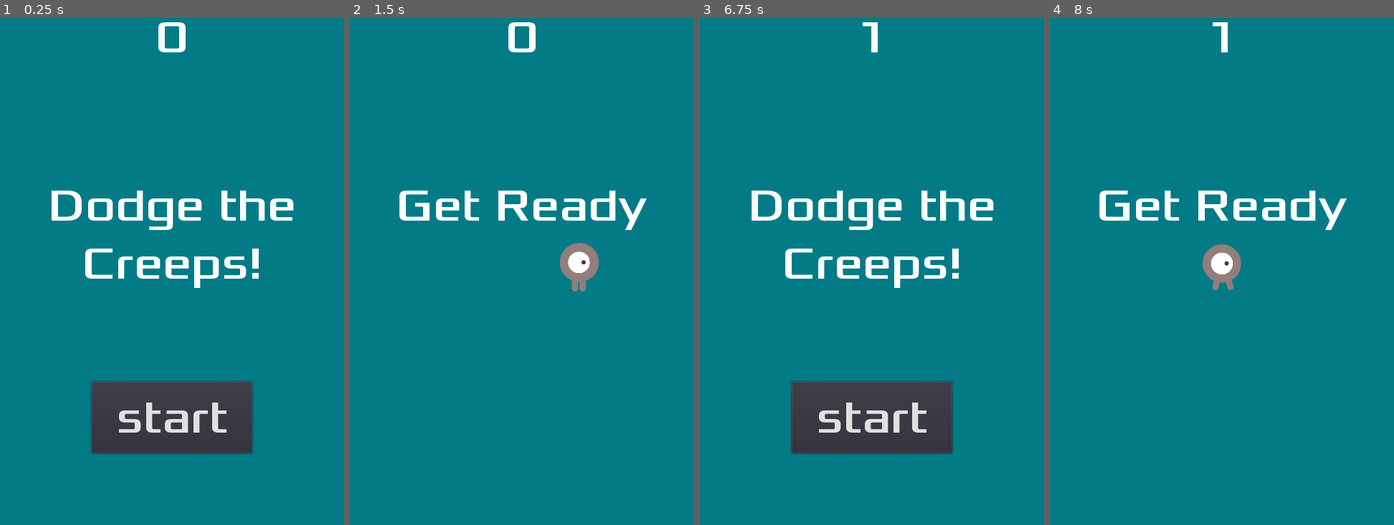
Above: before the commit, frames 1-4 (left to right).
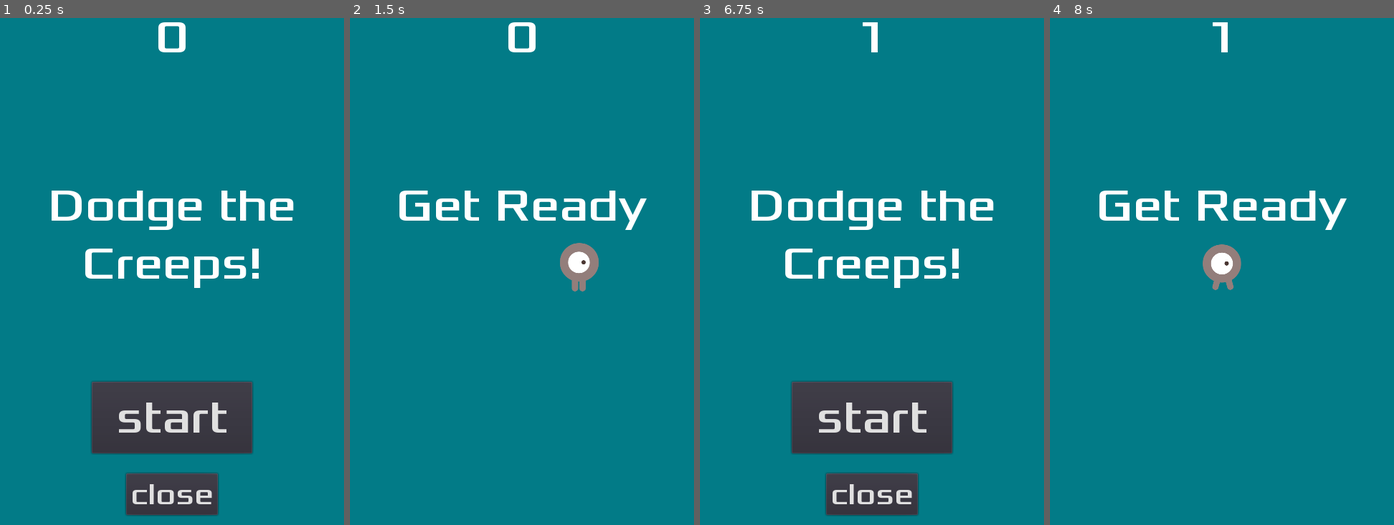
Above: after the commit, the same moments.

Repository: filfil65/Godot_Projects
Game: Godot game, scene res://Main.tscn
Two runs of this game, one before a commit and one after it. Both use one fixed random seed, a clock stepped at 60 frames per second and the inputs below.
Inputs:
- Up to frame 1 (0.25 s): no input
- Up to frame 2 (1.5 s): click "start" at 0.5 s; tap Enter at 1.25 s; hold Right (ui_right) from 1.28 s (still down)
- Up to frame 3 (6.75 s): release Right (ui_right) at 2.03 s; hold Down (ui_down) 2.03-2.78 s; hold Right (ui_right) 2.78-3.53 s; hold Up (ui_up) 3.53-4.28 s; tap Space at 4.25, 6.5 s; hold Left (ui_left) 4.28-5.78 s; tap Enter at 5 s; hold Down (ui_down) 5.78-6.53 s; hold Right (ui_right) from 6.53 s (still down)
- Up to frame 4 (8 s): release Right (ui_right) at 7.25 s; click "start" at 7.25 s

The runs differ from the first frame. In frame 1, 2.3% of the frame differs, in the area x 36-64%, y 89-99%; in frame 2, nothing differs; in frame 3, 2.3%; in frame 4, nothing differs.

Commit message:
Added a close button to the first game, and updated gitignore

Diff:
--- a/006_first_game/HUD.gd
+++ b/006_first_game/HUD.gd
@@ -1,11 +1,14 @@
 extends CanvasLayer
 
 signal start_game
+signal close_game
+
 
 func show_message(text):
 	$Message.text = text
 	$Message.show()
 	$MessageTimer.start()
+
 
 func show_game_over():
 	show_message("Game Over")
@@ -17,13 +20,22 @@
 	# Make a one-shot timer and wait for it to finish.
 	yield(get_tree().create_timer(1), "timeout")
 	$StartButton.show()
+	$CloseButton.show()
+
 
 func update_score(score):
 	$ScoreLabel.text = str(score)
 
+
 func _on_StartButton_pressed():
 	$StartButton.hide()
+	$CloseButton.hide()
 	emit_signal("start_game")
+
 
 func _on_MessageTimer_timeout():
 	$Message.hide()
+
+
+func _on_CloseButton_pressed():
+	emit_signal("close_game")
--- a/006_first_game/HUD.tscn
+++ b/006_first_game/HUD.tscn
@@ -12,6 +12,10 @@
 
 [sub_resource type="ShortCut" id=3]
 shortcut = SubResource( 2 )
+
+[sub_resource type="DynamicFont" id=4]
+size = 42
+font_data = ExtResource( 1 )
 
 [node name="HUD" type="CanvasLayer"]
 script = ExtResource( 2 )
@@ -57,5 +61,21 @@
 [node name="MessageTimer" type="Timer" parent="."]
 wait_time = 2.0
 one_shot = true
+
+[node name="CloseButton" type="Button" parent="."]
+anchor_left = 0.5
+anchor_top = 1.0
+anchor_right = 0.5
+anchor_bottom = 1.0
+margin_left = -64.0
+margin_top = -72.0
+margin_right = 64.0
+margin_bottom = -14.0
+custom_fonts/font = SubResource( 4 )
+text = "close"
+__meta__ = {
+"_edit_use_anchors_": false
+}
 [connection signal="pressed" from="StartButton" to="." method="_on_StartButton_pressed"]
 [connection signal="timeout" from="MessageTimer" to="." method="_on_MessageTimer_timeout"]
+[connection signal="pressed" from="CloseButton" to="." method="_on_CloseButton_pressed"]
--- a/006_first_game/Main.gd
+++ b/006_first_game/Main.gd
@@ -57,3 +57,7 @@
 func _on_StartTimer_timeout():
 	$MobTimer.start()
 	$ScoreTimer.start()
+
+
+func _on_HUD_close_game():
+	get_tree().quit()
--- a/006_first_game/Main.tscn
+++ b/006_first_game/Main.tscn
@@ -57,4 +57,5 @@
 [connection signal="timeout" from="MobTimer" to="." method="_on_MobTimer_timeout"]
 [connection signal="timeout" from="ScoreTimer" to="." method="_on_ScoreTimer_timeout"]
 [connection signal="timeout" from="StartTimer" to="." method="_on_StartTimer_timeout"]
+[connection signal="close_game" from="HUD" to="." method="_on_HUD_close_game"]
 [connection signal="start_game" from="HUD" to="." method="new_game"]
Not shown: 1 places in 006_first_game/HUD.tscn that only renumber resources
Not shown, changed: .gitignore
